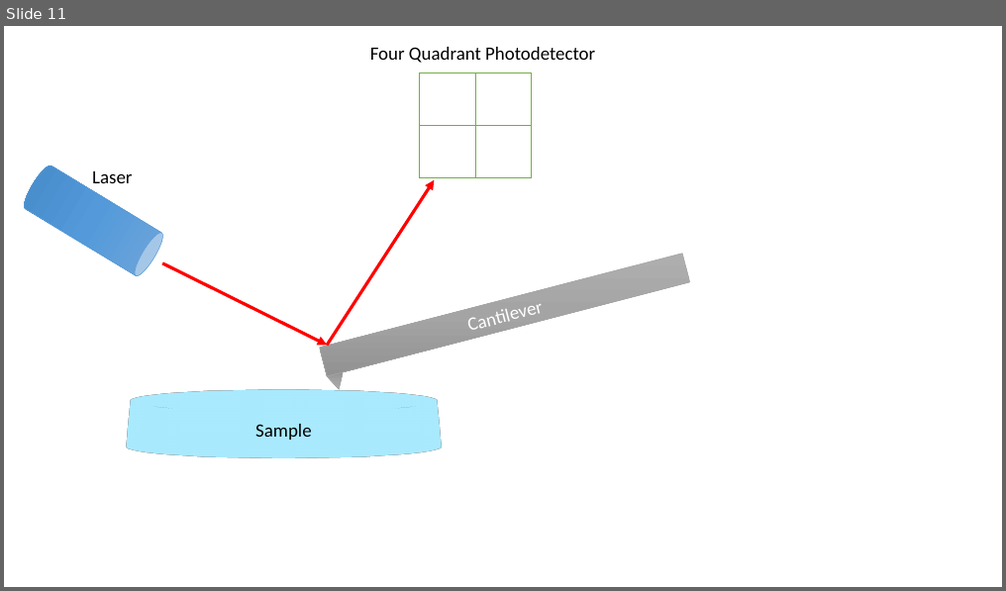
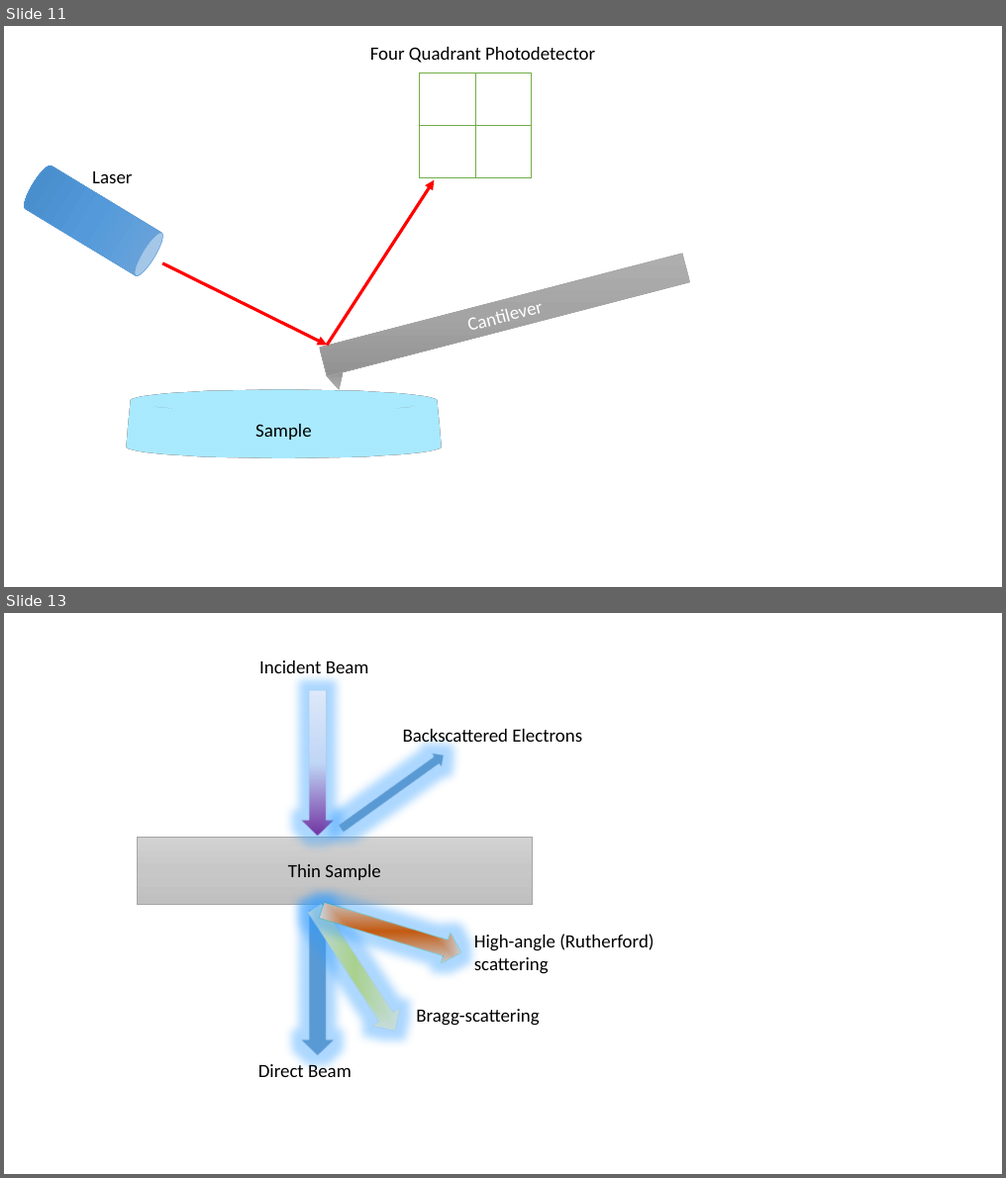
Before and after one commit to cr458/Thesis, a slide deck: Figures1.pptx. Shown one above the other, each under a label of ours: slide 11 before the commit, slides 11 and 13 after it; the slides between them are not shown. The pictures are 1006x591 and 1006x1178 pixels, drawn with LibreOffice and Linux fonts; fonts in the diff are those of the drawing. Boxes give left, top, right and bottom in pixels: in the first picture for what was removed or moved away, otherwise in the second. Text is boxed around its words. In the diff, an @@ line names an element or a change of style, - is before the commit and + after.

```diff
--- a/Figures1.pptx
+++ b/Figures1.pptx
@@ slide 13 added at [4, 613, 1002, 1174], background #FFFFFF @@
@@ text added at [259, 661, 369, 673], 18 pt, text #000000 @@
+Incident Beam
@@ down arrow added at [300, 691, 334, 837], fill gradient #7030A0 to #C2D8F8 to #E1EBFB, outline #9DC3E6 1 pt @@
@@ text added at [403, 729, 582, 747], 18 pt, text #000000 @@
+Backscattered Electrons
@@ down arrow added at [335, 748, 449, 837], fill #5B9BD5, outline #9DC3E6 1 pt @@
@@ rectangle added at [138, 837, 533, 904], fill gradient #D2D2D2 to #C8C8C8 to #C0C0C0, outline #A5A5A5 0.5 pt, 18 pt, text #000000 @@
+Thin Sample
@@ down arrow added at [300, 899, 409, 1041], fill gradient #A9D18E to #CEE1F2, outline #9DC3E6 1 pt @@
@@ down arrow added at [317, 894, 466, 969], fill gradient #C55A11 to #CEE1F2, outline #00B050 1 pt @@
@@ down arrow added at [300, 910, 334, 1057], fill #5B9BD5, outline #9DC3E6 1 pt @@
@@ text added at [474, 934, 653, 974], 18 pt, text #000000 @@
+High-angle (Rutherford) scattering
@@ text added at [416, 1009, 539, 1026], 18 pt, text #000000 @@
+Bragg-scattering
@@ text added at [258, 1061, 351, 1077], 18 pt, text #000000 @@
+Direct Beam
```
Also in this commit, not shown: 2 other slides added, 1 slide removed, 24 other files.
